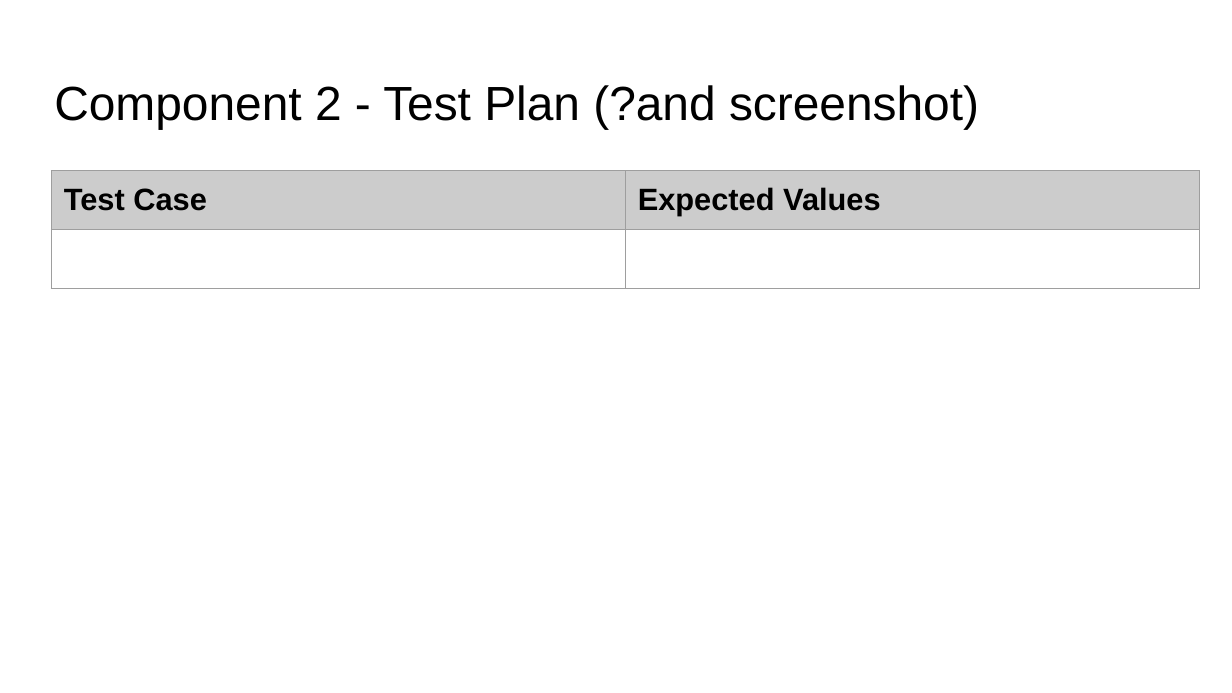
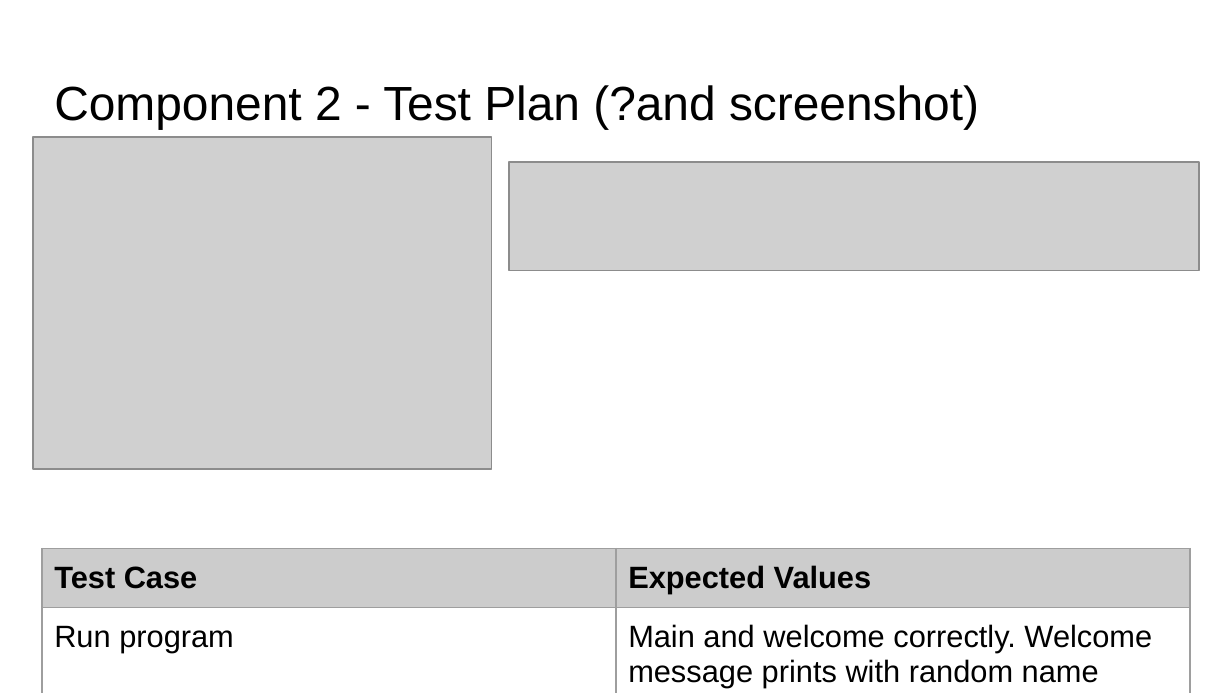
Before and after one commit to George7387/pizza_bot, a slide deck: slide 8 of 022_91893+_+91897+Documentation.pptx (slide 7 before the commit). Drawn at 1232x693 pixels with LibreOffice and Linux fonts; fonts in the diff are those of the drawing; grey boxes stand for pictures. Boxes give left, top, right and bottom in pixels: in the first picture for what was removed or moved away, otherwise in the second. Text is boxed around its words. In the diff, an @@ line names an element or a change of style, - is before the commit and + after.

Commit message:
Created welcome v2
Changed the welcome message code into a function. Also created a main function to call welcome

```diff
--- a/022_91893+_+91897+Documentation.pptx
+++ b/022_91893+_+91897+Documentation.pptx
@@ picture added at (33,137,492,468) @@
@@ picture added at (509,161,1199,270) @@
@@ table at (42,548,1190,693) @@
-row 2, column 1: 
+row 2, column 1: Run program
-row 2, column 2: 
+row 2, column 2: Main and welcome correctly. Welcome message prints with random name
@@ table: place and size @@
-table at (52,171,1200,294)
+table at (42,548,1190,693)
```
Also in this commit, not shown: 1 other slide changed, 1 slide added, 2 other files.
